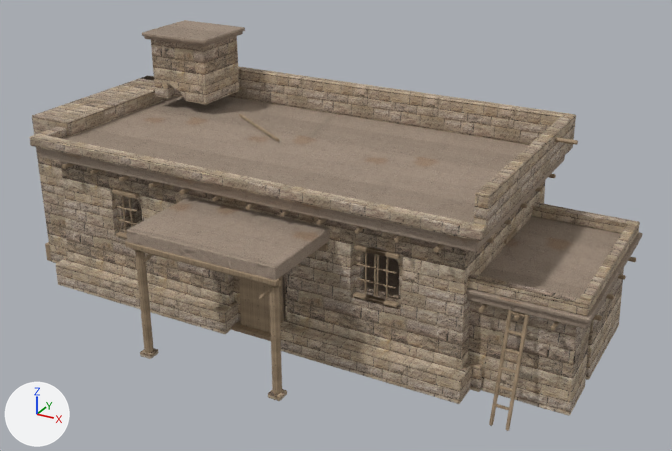
A saved change to the glTF model assets/models/bh29.glb.
Both versions are drawn from a 50 mm camera at (12.21, -20.24, 12.19) aimed at (1.5, -0.77, 2.46). Lighting does not change. The marker at lower left points along +X, +Y and +Z. The first picture is the older version. Vertices at exactly the same position are counted once.

The scene before the commit, as lines of its bpy script (objects in view):
```python
me_cube = bpy.data.meshes.new('Cube')
me_cube.from_pydata(...)  # 6294 vertices, 12014 faces; spans x -7.5..8.7, y -5.3..3.4, z -0.2..6.4
# faces by material slot: [4762, 6420, 832]
me_cube.materials.append(mat_adobe)
me_cube.materials.append(mat_houswood)
me_cube.materials.append(mat_housmud)
ob_house = bpy.data.objects.new('house', me_cube)
ob_house.location = (0.0, 0.0, 0.0)
```
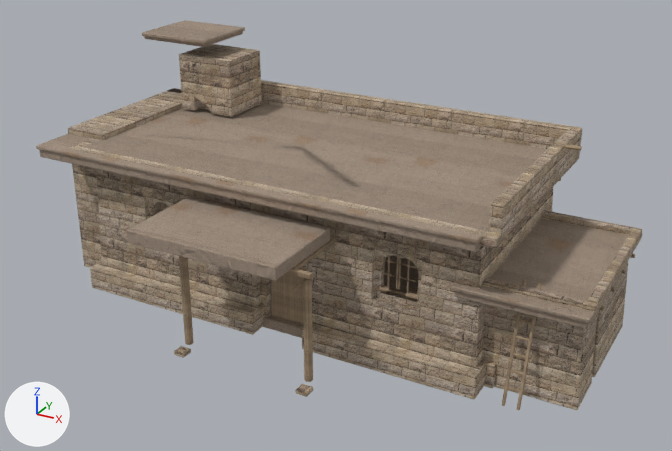
The change in detail:
me_cube is used by ob_house; location (0.0, 0.0, 0.0).
me_cube had 6294 vertices, 12014 faces and spanned x -7.5..8.7, y -5.3..3.4, z -0.2..6.4.
me_cube now has 6294 vertices, 12014 faces and spans x 0.0..32767.0, y -18845.0..0.0, z 0.0..14062.0.
me_cube part 1: 6294 of 6294 vertices moved; they spanned x -7.5..8.7, y -5.3..3.4, z -0.2..6.4 and now span x 0.0..32767.0, y -18845.0..0.0, z 0.0..14062.0; mean shift (17859.0, -8665.7, 5585.7).
Object 'house' (ob_house) moves from (0.0, 0.0, 0.0) to (-6.28, 3.31, 0.0).
Object 'house' (ob_house) is rescaled from (1.0, 1.0, 1.0) to (0.000456, 0.000456, 0.000456).

What differs and where, as boxes (x1, y1, x2, y2) in the pictures (672 x 451 px):
'house', reshaped, moved, rescaled: before (29, 20, 643, 431); after (36, 20, 643, 410)
